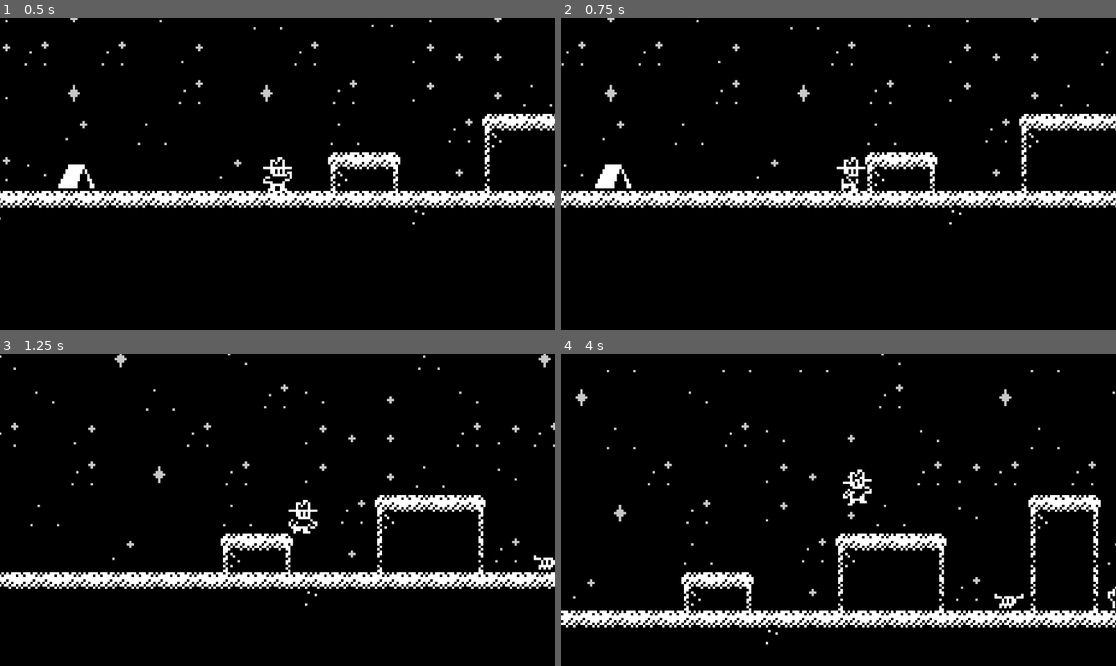
Above: before the commit, frames 1-4 (two rows, left to right).
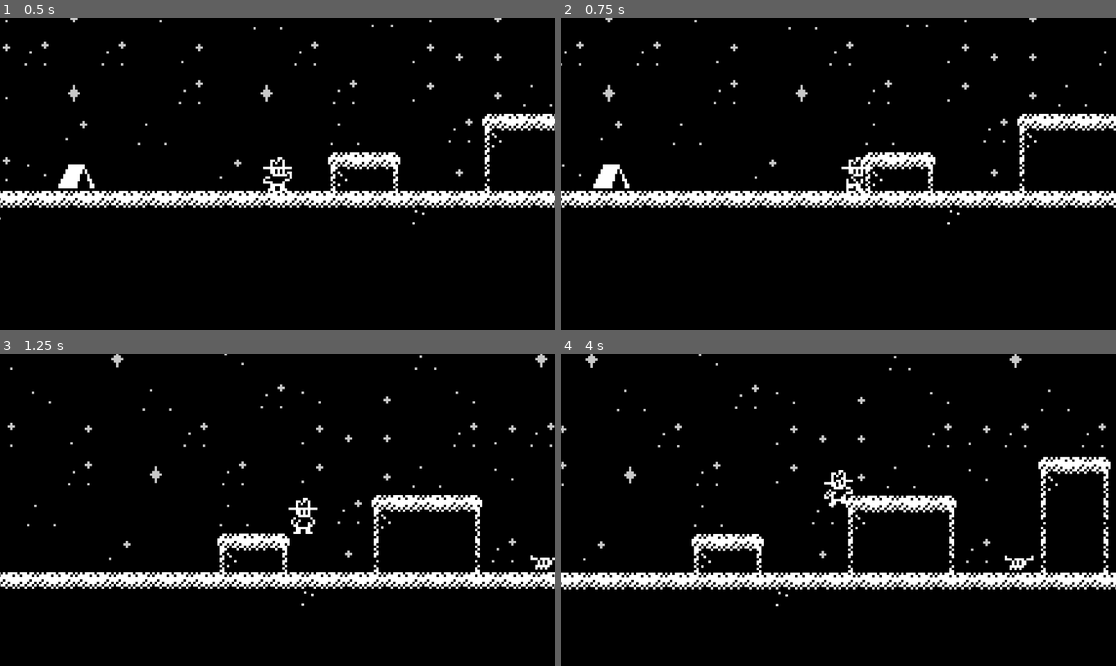
Above: after the commit, the same moments.

Repository: Tortiz-CSUF/western-noir-platformer
Game: Godot game, scene res://Sample_Scene.tscn
Two runs of this game, one before a commit and one after it. Both use one fixed random seed, a clock stepped at 60 frames per second and the inputs below.
Inputs:
- Up to frame 1 (0.5 s): no input
- Up to frame 2 (0.75 s): hold D (move_right) from 0.53 s (still down)
- Up to frame 3 (1.25 s): keep holding D (move_right); tap Space (jump) at 0.77 s
- Up to frame 4 (4 s): tap Space (jump) at 1.52, 3.02, 3.77 s; release D (move_right) at 2.03 s; hold A (move_left) 2.03-2.78 s; hold D (move_right) from 2.78 s (still down)

Frame 1 is identical in both runs. In frame 2, 5.0% of the frame differs, in the area x 0-100%, y 0-67%; in frame 3, 6.1%; in frame 4, 15%, in the area x 0-100%, y 0-94%.

Commit message:
Updated Sprite CollisionShapes
- Updated CollisionShape2D for Player for smoother movement.

- Updated Platform Tile set colliders

Diff:
--- a/Sample_Scene.tscn
+++ b/Sample_Scene.tscn
@@ -107,7 +107,7 @@
 }]
 
 [sub_resource type="RectangleShape2D" id="RectangleShape2D_os7e2"]
-size = Vector2(12, 15)
+size = Vector2(8, 11)
 
 [sub_resource type="TileMapPattern" id="TileMapPattern_cnyu5"]
 tile_data = PackedInt32Array(0, 327680, 13, 196608, 327680, 13, 393216, 851968, 13, 65537, 196608, 13, 262145, 327680,  …(425 unchanged characters)…
@@ -121,34 +121,34 @@
 [sub_resource type="TileSetAtlasSource" id="TileSetAtlasSource_pwygt"]
 texture = ExtResource("1_cnyu5")
 1:1/0 = 0
-1:1/0/physics_layer_0/polygon_0/points = PackedVector2Array(-5.9900074, -2.436613, -6.877022, -2.980043, -4.699298, -8, 8, -8, 8, 8, -5.888483, 8)
+1:1/0/physics_layer_0/polygon_0/points = PackedVector2Array(-5.786955, -8, 8, -8, 8, 8, -5.888479, 8)
 3:1/0 = 0
 3:1/0/physics_layer_0/polygon_0/points = PackedVector2Array(-8, -8, 8, -8, 8, 8, -8, 8)
 5:1/0 = 0
 5:1/0/physics_layer_0/polygon_0/points = PackedVector2Array(-8, -8, 8, -8, 8, 8, -8, 8)
 7:1/0 = 0
-7:1/0/physics_layer_0/polygon_0/points = PackedVector2Array(-8, -8, 7.0052624, -8, 6.903736, 8, -8, 8)
+7:1/0/physics_layer_0/polygon_0/points = PackedVector2Array(-8, -8, 5.8454695, -8, 5.960087, 8, 6.017395, 8, -8, 8)
 9:1/0 = 0
 11:1/0 = 0
 13:1/0 = 0
 1:3/0 = 0
-1:3/0/physics_layer_0/polygon_0/points = PackedVector2Array(-8, -8, 8, -8, 8, 8, -8, 8)
+1:3/0/physics_layer_0/polygon_0/points = PackedVector2Array(-5.960086, -8, 8, -8, 8, 8, 6.017395, 8, -6.017395, 8)
 3:3/0 = 0
 3:3/0/physics_layer_0/polygon_0/points = PackedVector2Array(-8, -8, 8, -8, 8, 8, -8, 8)
 5:3/0 = 0
 5:3/0/physics_layer_0/polygon_0/points = PackedVector2Array(-8, -8, 8, -8, 8, 8, -8, 8)
 7:3/0 = 0
-7:3/0/physics_layer_0/polygon_0/points = PackedVector2Array(-8, -8, 6.193058, -8, 6.0915318, 8, -8, 8)
+7:3/0/physics_layer_0/polygon_0/points = PackedVector2Array(-8, -8, 5.888485, -8, 5.9900093, 8, -8, 8)
 9:3/0 = 0
 11:3/0 = 0
 13:3/0 = 0
 1:5/0 = 0
-1:5/0/physics_layer_0/polygon_0/points = PackedVector2Array(-6.0915327, -8, 8, -8, 8, 7.1067877, -6.3039365, 7.048948)
+1:5/0/physics_layer_0/polygon_0/points = PackedVector2Array(-5.960086, -8, 8, -8, 8, 8, 6.017395, 8, -6.017393, 8)
 3:5/0 = 0
 5:5/0 = 0
 5:5/0/physics_layer_0/polygon_0/points = PackedVector2Array(-8, -8, 8, -8, 8, 7.1067877, -8, 7.1635647)
 7:5/0 = 0
-7:5/0/physics_layer_0/polygon_0/points = PackedVector2Array(-8, -8, 6.193058, -8, 6.0915337, 7.0052633, 5.8940682, 7.012908, -8, 7.1635647)
+7:5/0/physics_layer_0/polygon_0/points = PackedVector2Array(-8, -8, 5.888485, -8, 5.9900093, 8, -8, 8)
 9:5/0 = 0
 11:5/0 = 0
 13:5/0 = 0
@@ -266,7 +266,7 @@
 frame_progress = 0.6004116
 
 [node name="CollisionShape2D" type="CollisionShape2D" parent="Player"]
-position = Vector2(0, -0.5)
+position = Vector2(0, 1.5)
 shape = SubResource("RectangleShape2D_os7e2")
 
 [node name="Camera2D" type="Camera2D" parent="Player"]
